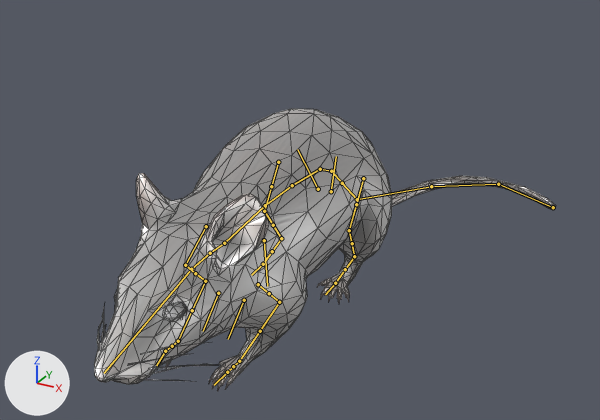
The Blender file vertex_animation_texture/Data/BlendFiles/mouse.blend: old version first, new version second.
Rendered twice from a 50 mm camera at (0.93, -1.63, 1.05) aimed at (-0.04, 0.15, 0.16). Lighting does not change. The marker at lower left points along +X, +Y and +Z. Both versions are drawn at frame 0 of the action 'Run'; the numbers are the values there. The bones that bend it are drawn over the model as lines. Mesh edges are drawn as thin lines.

Objects in the first picture: 'Mouse'.
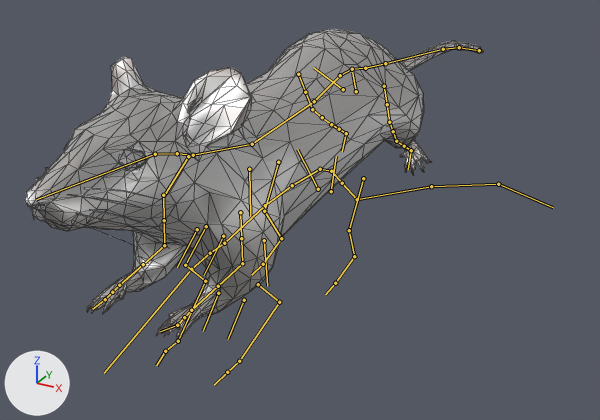
The change in detail:
Bone 'torso' (bone_torso) moves from (0.0, 0.0, 0.0) to (0.0, 0.0, 0.168).
Bone 'hips' (bone_hips) turns from (0, 0, 0) to (31, 0, 0) degrees about its own x, y and z.
Bone 'chest' (bone_chest) turns from (0, 0, 0) to (-22, 0, 0) degrees about its own x, y and z.
Bone 'spine_fk.006' (bone_spine_fk_006) moves from (0.0, 0.0, 0.0) to (0.0, -0.111, 0.025).
Bone 'spine.003' (bone_spine_003) turns from (0, 0, 0) to (34, -2, -3) degrees about its own x, y and z.
Bone 'spine.002' (bone_spine_002) turns from (0, 0, 0) to (-60, 5, 8) degrees about its own x, y and z.
Bone 'spine.001' (bone_spine_001) turns from (0, 0, 0) to (0, 15, 49) degrees about its own x, y and z.
Bone 'spine' (bone_spine) turns from (0, 0, 0) to (19, -20, 49) degrees about its own x, y and z.
Bone 'spine_fk.008' (bone_spine_fk_008) moves from (0.0, 0.0, 0.0) to (0.0, 0.097, 0.025).
Bone 'neck' (bone_neck) turns from (0, 0, 0) to (-11, 0, 0) degrees about its own x, y and z.
Bone 'head' (bone_head) turns from (0, 0, 0) to (-20, 0, 0) degrees about its own x, y and z.
Bone 'front_foot_ik.L' (bone_front_foot_ik_l) moves from (0.0, 0.0, 0.0) to (0.0, -0.159, 0.218).
Bone 'front_foot_ik.L' (bone_front_foot_ik_l) turns from (0, 0, 0) to (-23, 0, 0) degrees about its own x, y and z.
Bone 'front_foot_heel_ik.L' (bone_front_foot_heel_ik_l) turns from (0, 0, 0) to (32, -3, 11) degrees about its own x, y and z.
Bone 'front_foot_ik.R' (bone_front_foot_ik_r) moves from (0.0, 0.0, 0.0) to (0.0, -0.172, 0.23).
Bone 'front_foot_ik.R' (bone_front_foot_ik_r) turns from (0, 0, 0) to (-16, 0, 0) degrees about its own x, y and z.
Bone 'front_foot_heel_ik.R' (bone_front_foot_heel_ik_r) turns from (0, 0, 0) to (27, 2, -9) degrees about its own x, y and z.
Bone 'foot_ik.L' (bone_foot_ik_l) moves from (0.0, 0.0, 0.0) to (0.0, 0.529, 0.159).
Bone 'foot_ik.L' (bone_foot_ik_l) turns from (0, 0, 0) to (69, 0, 0) degrees about its own x, y and z.
Bone 'foot_heel_ik.L' (bone_foot_heel_ik_l) turns from (0, 0, 0) to (63, -6, 7) degrees about its own x, y and z.
Bone 'foot_ik.R' (bone_foot_ik_r) moves from (0.0, 0.0, 0.0) to (0.0, 0.529, 0.177).
Bone 'foot_ik.R' (bone_foot_ik_r) turns from (0, 0, 0) to (58, 0, 0) degrees about its own x, y and z.
Bone 'foot_heel_ik.R' (bone_foot_heel_ik_r) turns from (0, 0, 0) to (76, 2, -5) degrees about its own x, y and z.

Boxes (x1, y1, x2, y2) around the edits, measured in the pictures (600 x 420 px):
'Mouse', posed (11% taller)
    before: (94, 109, 556, 391)
    after: (25, 29, 483, 342)
